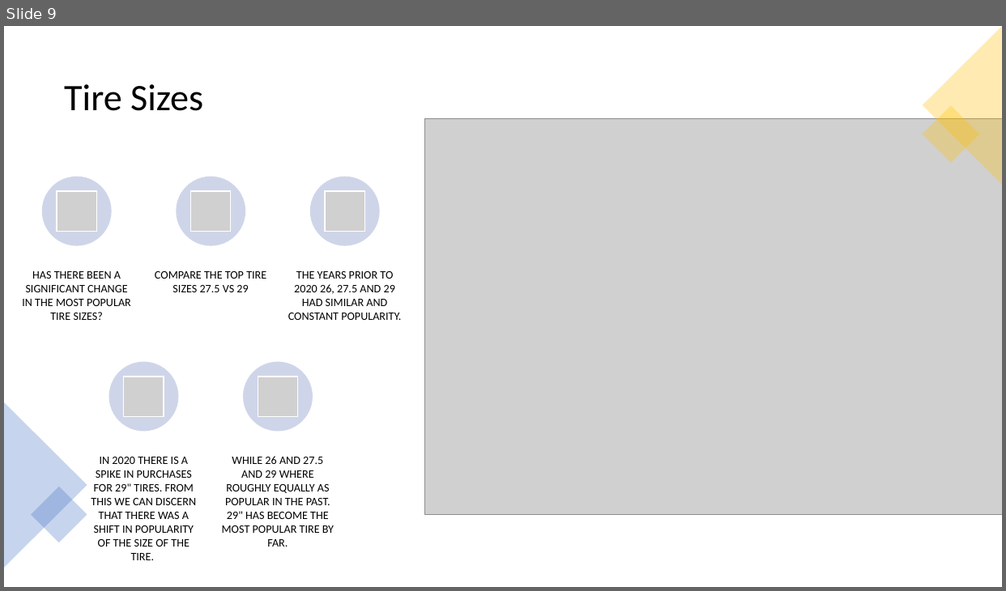
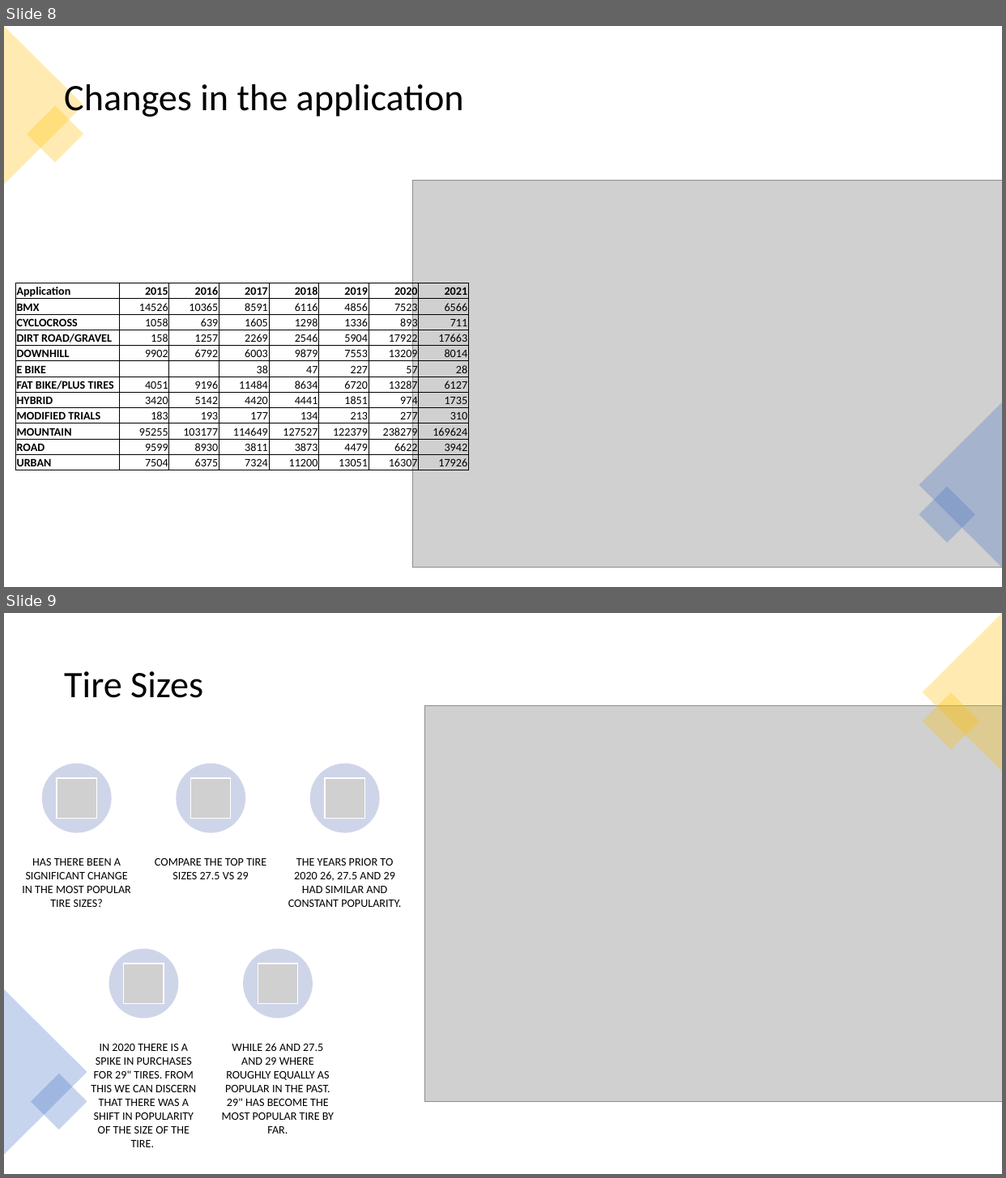
Before and after one commit to 2Delta/GT-Coding-Boot-Camp_Project-1, a slide deck: Project_power_point.pptx. Shown one above the other, each under a label of ours: slide 9 before the commit, slides 8 and 9 after it. The pictures are 1006x591 and 1006x1178 pixels, drawn with LibreOffice and Linux fonts; fonts in the diff are those of the drawing; grey boxes stand for pictures. Boxes give left, top, right and bottom in pixels: in the first picture for what was removed or moved away, otherwise in the second. Text is boxed around its words. In the diff, an @@ line names an element or a change of style, - is before the commit and + after.

```diff
--- a/Project_power_point.pptx
+++ b/Project_power_point.pptx
@@ slide 8 added at [4,26,1002,587], background #FFFFFF @@
@@ triangle added at [4,26,83,185], fill #FFC000 at 30% opacity @@
@@ title added at [64,84,464,120], 36 pt, text #000000 @@
+Changes in the application
@@ rectangle added at [27,106,83,163], fill #FFC000 at 30% opacity @@
@@ picture added at [413,180,1002,568] @@
@@ table added at [16,284,471,473], 12 rows, 8 columns @@
+Application | 2015 | 2016 | 2017 | 2018 | 2019 | 2020 | 2021
+BMX | 14526 | 10365 | 8591 | 6116 | 4856 | 7523 | 6566
+CYCLOCROSS | 1058 | 639 | 1605 | 1298 | 1336 | 893 | 711
+DIRT ROAD/GRAVEL | 158 | 1257 | 2269 | 2546 | 5904 | 17922 | 17663
+DOWNHILL | 9902 | 6792 | 6003 | 9879 | 7553 | 13209 | 8014
+E BIKE |  |  | 38 | 47 | 227 | 57 | 28
+FAT BIKE/PLUS TIRES | 4051 | 9196 | 11484 | 8634 | 6720 | 13287 | 6127
+HYBRID | 3420 | 5142 | 4420 | 4441 | 1851 | 974 | 1735
+MODIFIED TRIALS | 183 | 193 | 177 | 134 | 213 | 277 | 310
+MOUNTAIN | 95255 | 103177 | 114649 | 127527 | 122379 | 238279 | 169624
+ROAD | 9599 | 8930 | 3811 | 3873 | 4479 | 6622 | 3942
+URBAN | 7504 | 6375 | 7324 | 11200 | 13051 | 16307 | 17926
@@ triangle added at [919,403,1002,568], fill #4472C4 at 30% opacity @@
@@ rectangle added at [918,486,975,543], fill #4472C4 at 30% opacity @@
```
Also in this commit, not shown: 2 slides changed, 2 other slides added, 2 slides removed, 3 other files.
